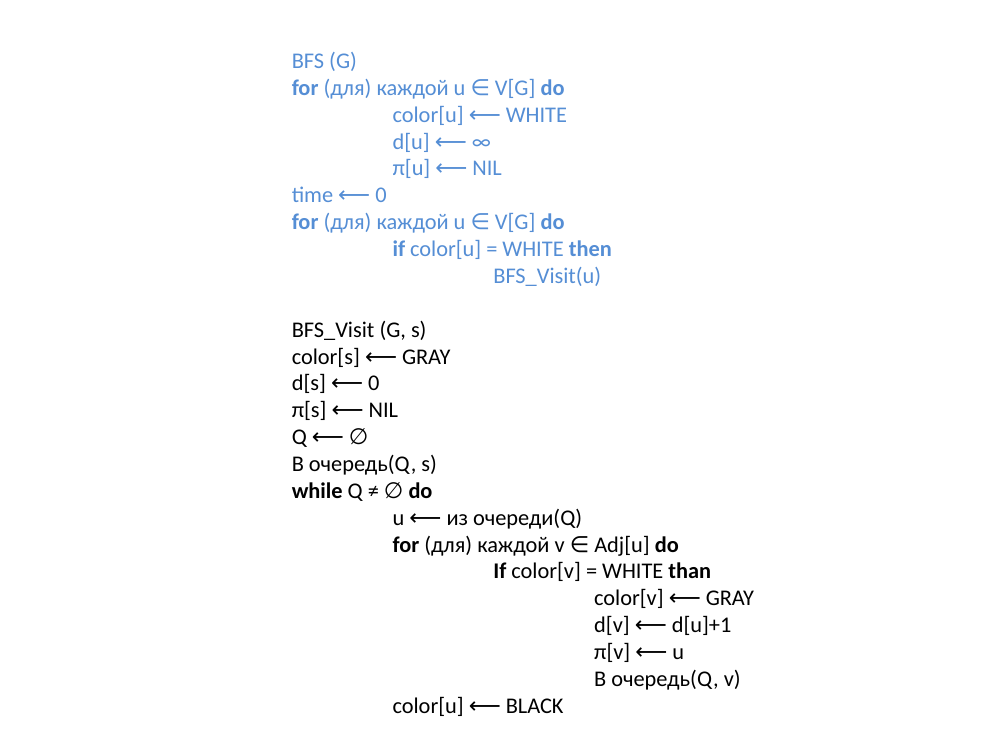
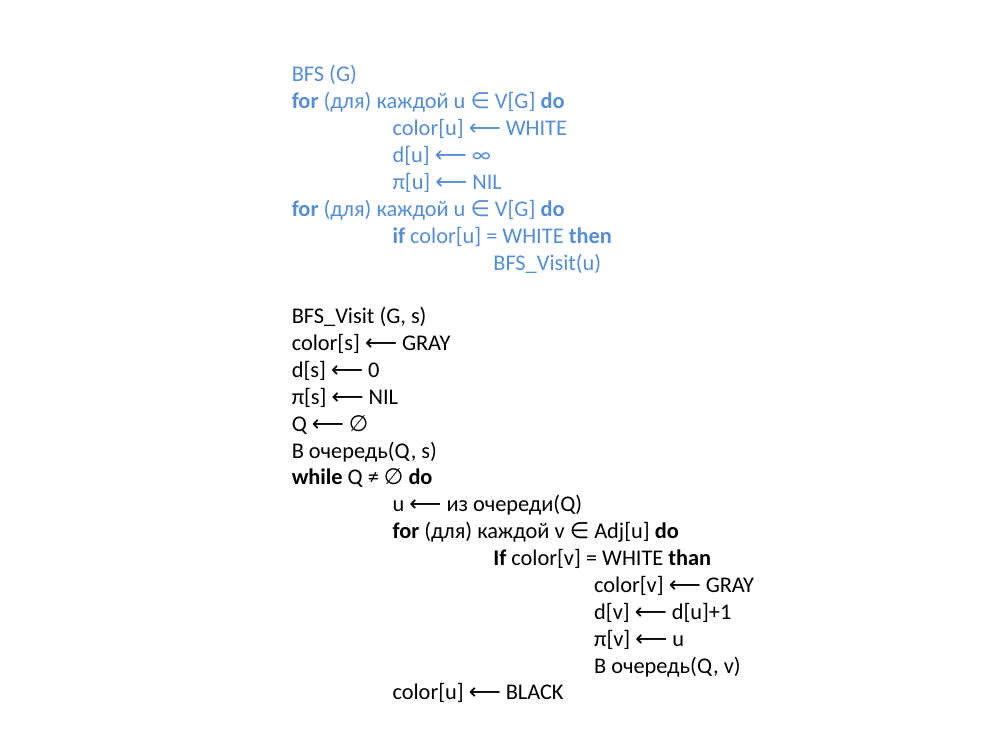
Before and after one commit to SteinbergOB/ANG, a slide deck: slide 12 of Презентации/Лекция 1.pptx. Drawn at 1008x756 pixels with LibreOffice and Linux fonts; fonts in the diff are those of the drawing. Boxes give left, top, right and bottom in pixels: in the first picture for what was removed or moved away, otherwise in the second. Text is boxed around its words. In the diff, an @@ line names an element or a change of style, - is before the commit and + after.

```diff
--- a/Презентации/Лекция 1.pptx
+++ b/Презентации/Лекция 1.pptx
@@ title at <box>292,65,754,702</box>: text changed @@
-BFS (G)
-for (для) каждой u ∈ V[G] do
-color[u] ⟵ WHITE
-d[u] ⟵ ∞
-π[u] ⟵ NIL
-time ⟵ 0
-for (для) каждой u ∈ V[G] do
-if color[u] = WHITE then
-BFS_Visit(u)
-BFS_Visit (G, s)
-color[s] ⟵ GRAY
-d[s] ⟵ 0
-π[s] ⟵ NIL
-Q ⟵ ∅
-В очередь(Q, s)
-while Q ≠ ∅ do
-u ⟵ из очереди(Q)
-for (для) каждой v ∈ Adj[u] do
-If color[v] = WHITE than
-color[v] ⟵ GRAY
-d[v] ⟵ d[u]+1
-π[v] ⟵ u
-В очередь(Q, v)
-color[u] ⟵ BLACK
+BFS (G)
+for (для) каждой u ∈ V[G] do
+color[u] ⟵ WHITE
+d[u] ⟵ ∞
+π[u] ⟵ NIL
+for (для) каждой u ∈ V[G] do
+if color[u] = WHITE then
+BFS_Visit(u)
+BFS_Visit (G, s)
+color[s] ⟵ GRAY
+d[s] ⟵ 0
+π[s] ⟵ NIL
+Q ⟵ ∅
+В очередь(Q, s)
+while Q ≠ ∅ do
+u ⟵ из очереди(Q)
+for (для) каждой v ∈ Adj[u] do
+If color[v] = WHITE than
+color[v] ⟵ GRAY
+d[v] ⟵ d[u]+1
+π[v] ⟵ u
+В очередь(Q, v)
+color[u] ⟵ BLACK
```
Also in this commit, not shown: 1 other slide changed, 1 other file.
